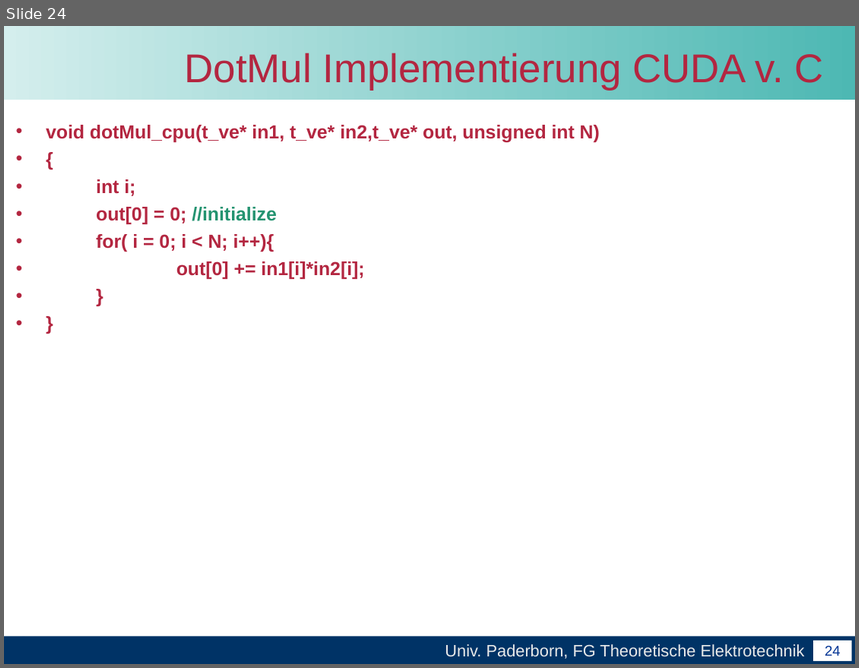
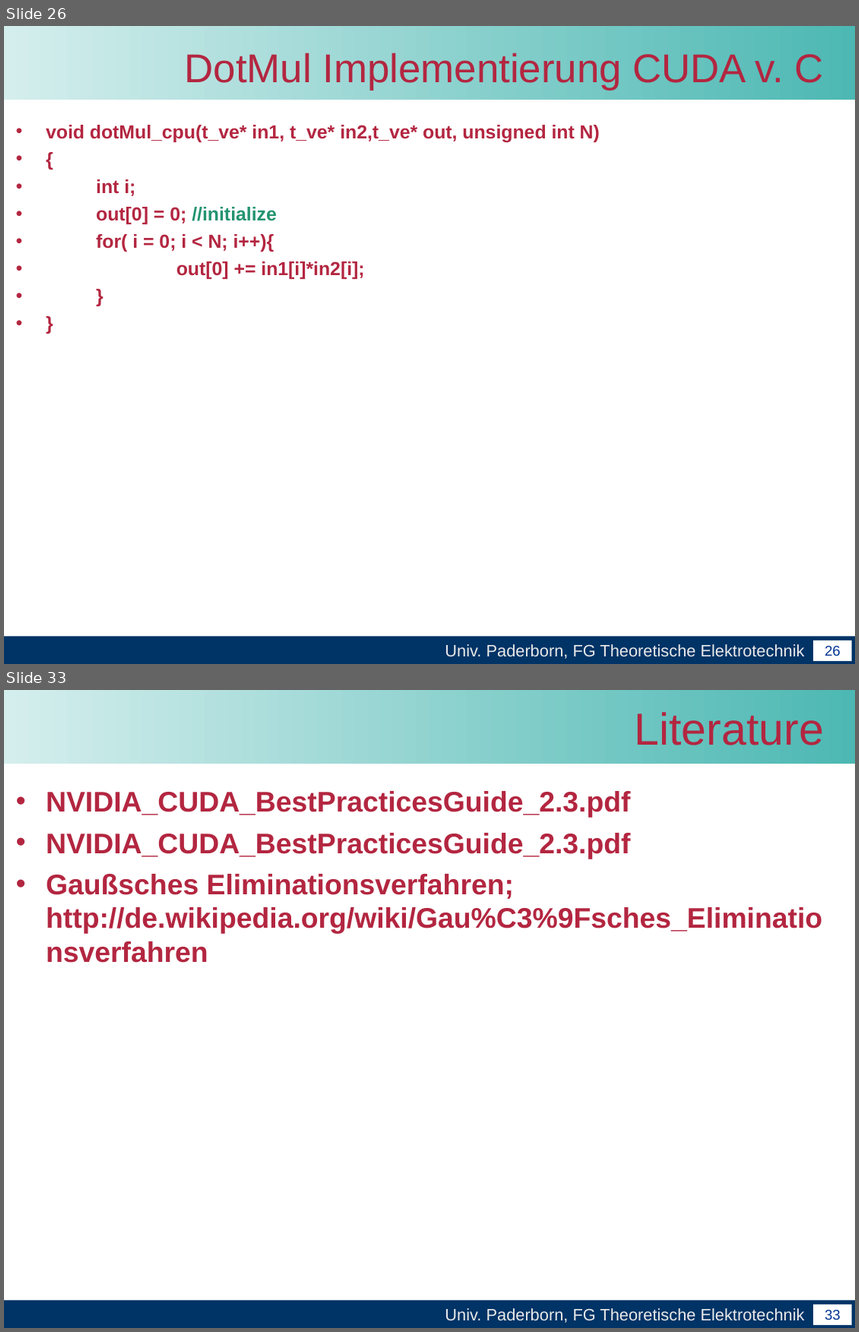
Before and after one commit to unconditional/projektarbeitcuda, a slide deck: Vortrag/Zwischenvortrag der Projektarbeit CUDA(xby).ppt. Shown one above the other, each under a label of ours: slide 24 before the commit, slides 26 and 33 after it; the slides between them are not shown. The pictures are 859x668 and 859x1332 pixels, drawn with LibreOffice and Linux fonts; fonts in the diff are those of the drawing; background and template pictures are left out. Boxes give left, top, right and bottom in pixels: in the first picture for what was removed or moved away, otherwise in the second. Text is boxed around its words. In the diff, an @@ line names an element or a change of style, - is before the commit and + after.

```diff
--- a/Vortrag/Zwischenvortrag der Projektarbeit CUDA(xby).ppt
+++ b/Vortrag/Zwischenvortrag der Projektarbeit CUDA(xby).ppt
@@ slide 33 added at [4, 690, 855, 1328], background #FFFFFF; not listed: 4 template elements that a slide beside it also shows @@
@@ title added at [634, 712, 824, 745], 38 pt, text #B32640 @@
+Literature
@@ text added at [46, 791, 823, 934], 24 pt, text #B32640, bold @@
+• NVIDIA_CUDA_BestPracticesGuide_2.3.pdf
+• NVIDIA_CUDA_BestPracticesGuide_2.3.pdf
+• Gaußsches Eliminationsverfahren; http://de.wikipedia.org/wiki/Gau%C3%9Fsches_Eliminationsverfahren
@@ what was slide 24 is now slide 26 @@
@@ page number at [825, 646, 841, 657]: text changed @@
-24
+26
```
Also in this commit, not shown: 2 slides changed, 8 other slides added.
